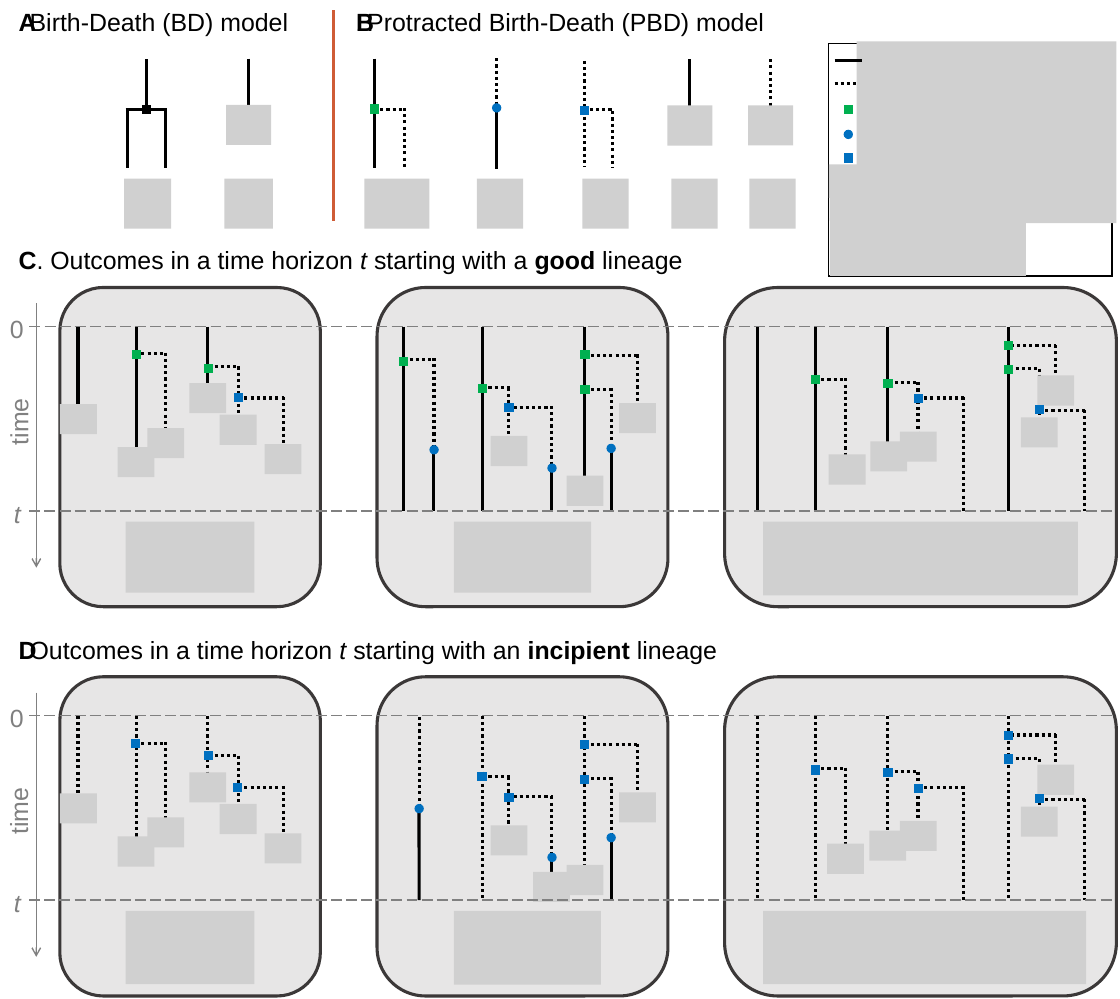
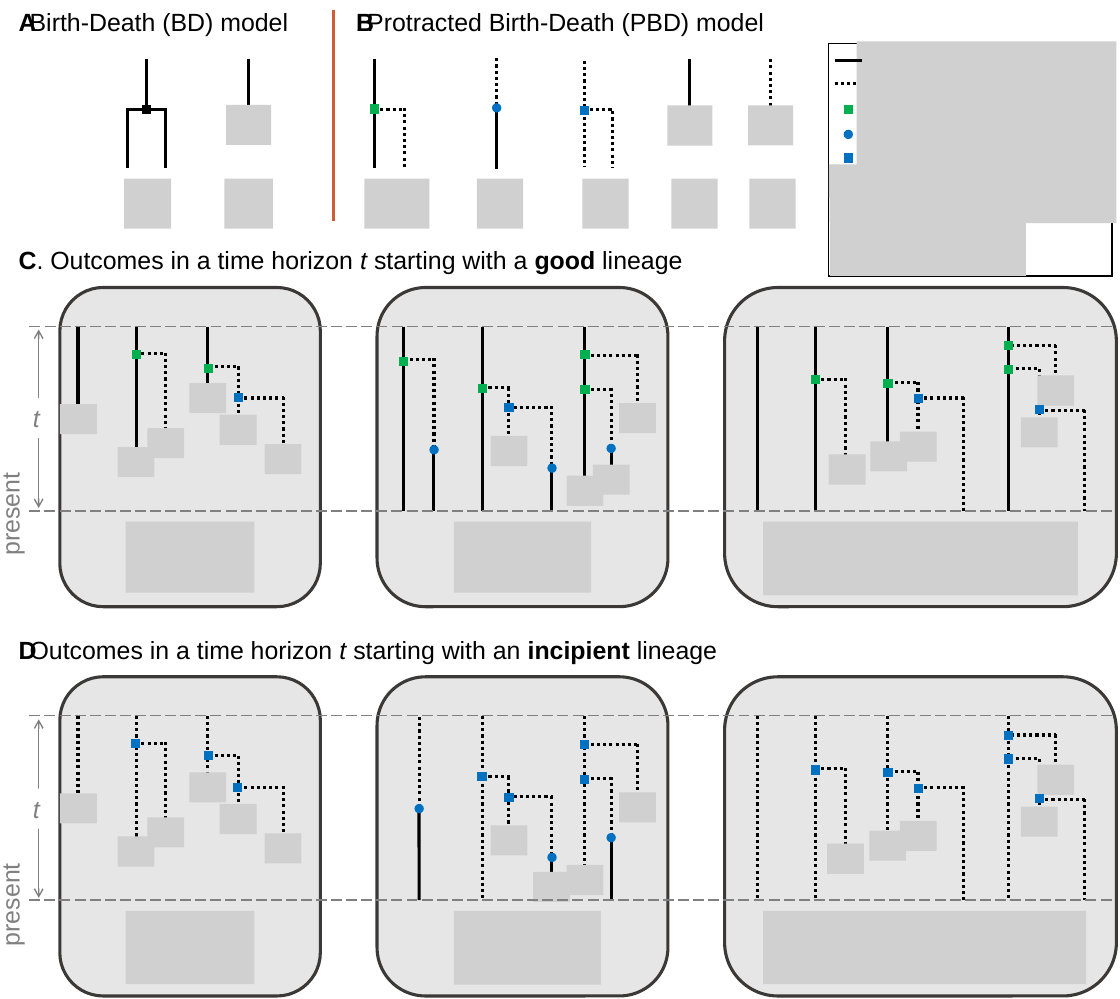
Before and after one commit to pierre-veron/PBD_analog, a slide deck: slide 1 of illustrations/schema_horizon.pptx. Drawn at 1120x999 pixels with LibreOffice and Linux fonts; fonts in the diff are those of the drawing; grey boxes stand for pictures. Boxes give left, top, right and bottom in pixels: in the first picture for what was removed or moved away, otherwise in the second. Text is boxed around its words. In the diff, an @@ line names an element or a change of style, - is before the commit and + after.

```diff
--- a/illustrations/schema_horizon.pptx
+++ b/illustrations/schema_horizon.pptx
@@ text removed at (x1=10, y1=320, x2=24, y2=338) @@
-0
@@ arrow moved from (37, 304) - (37, 568) to (39, 330) - (39, 509) @@
@@ arrow (39, 330) - (39, 509): arrow to double arrow @@
@@ text removed at (x1=6, y1=402, x2=34, y2=444) @@
-time
@@ text "t" moved from (x1=14, y1=507, x2=21, y2=523) to (x1=33, y1=411, x2=40, y2=427) @@
@@ line moved from (611, 449) - (611, 511) to (611, 449) - (611, 480) @@
@@ picture added at (x1=593, y1=465, x2=630, y2=495) @@
@@ text added at (x1=0, y1=481, x2=25, y2=554), 18 pt, text #808080 @@
+present
@@ text removed at (x1=10, y1=709, x2=24, y2=727) @@
-0
@@ arrow moved from (36, 693) - (36, 958) to (39, 720) - (39, 898) @@
@@ arrow (39, 720) - (39, 898): arrow to double arrow @@
@@ text removed at (x1=6, y1=791, x2=34, y2=833) @@
-time
@@ text "t" moved from (x1=14, y1=896, x2=21, y2=912) to (x1=33, y1=802, x2=40, y2=818) @@
@@ text added at (x1=0, y1=871, x2=25, y2=944), 18 pt, text #808080 @@
+present
```
Also in this commit, not shown: 2 other files.
